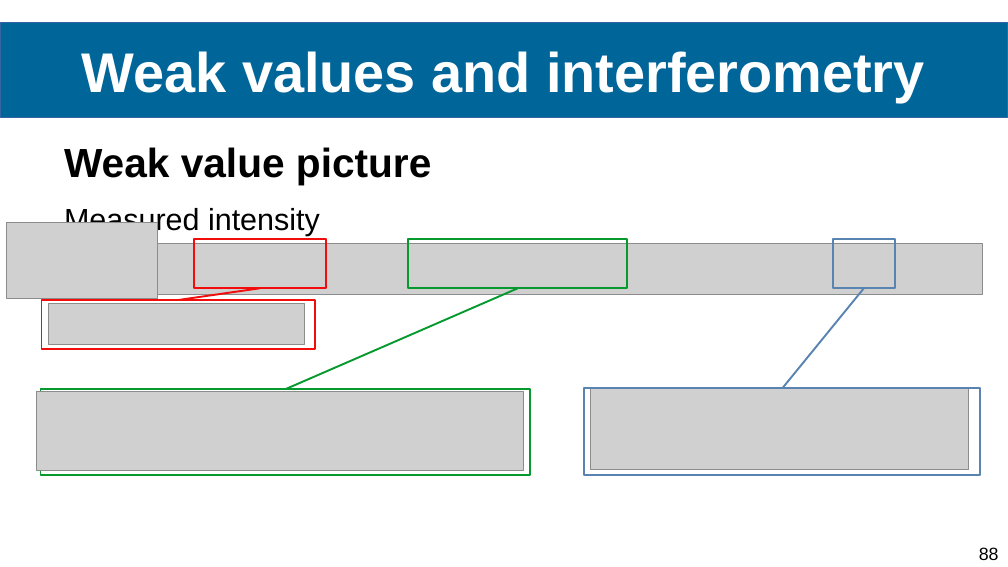
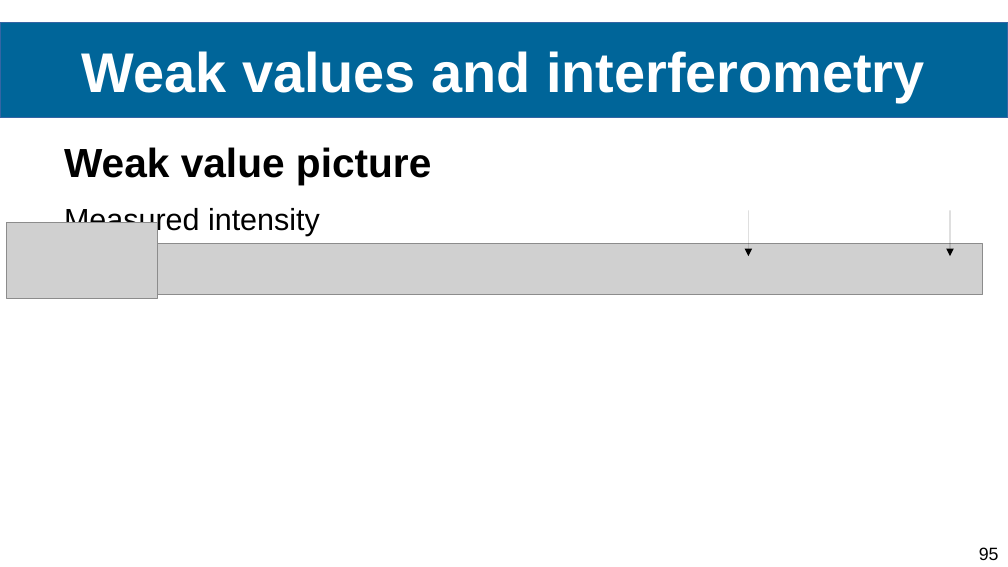
Before and after one commit to Ismaele-vincent/PhD, a slide deck: slide 95 of 2024/Conference abstract/Conference FOMO/Presentation FOMO 2024 ver3.odp (slide 88 before the commit). Drawn at 1008x567 pixels with LibreOffice and Linux fonts; fonts in the diff are those of the drawing; grey boxes stand for pictures; background and template pictures are left out. Boxes give left, top, right and bottom in pixels: in the first picture for what was removed or moved away, otherwise in the second. Text is boxed around its words. In the diff, an @@ line names an element or a change of style, - is before the commit and + after.

```diff
--- a/2024/Conference abstract/Conference FOMO/Presentation FOMO 2024 ver3.odp
+++ b/2024/Conference abstract/Conference FOMO/Presentation FOMO 2024 ver3.odp
@@ rectangle removed at (194, 239, 326, 288) @@
@@ rectangle removed at (408, 239, 627, 288) @@
@@ arrow added from (748, 210) to (748, 256), #000000 0 pt @@
@@ rectangle removed at (832, 239, 895, 288) @@
@@ arrow added from (950, 210) to (950, 256), #000000 0 pt @@
@@ line removed from (260, 288) to (178, 300) @@
@@ line removed from (518, 288) to (285, 389) @@
@@ line removed from (863, 288) to (782, 389) @@
@@ rectangle removed at (41, 300, 315, 349) @@
@@ picture removed at (48, 304, 305, 345) @@
@@ rectangle removed at (40, 389, 531, 475) @@
@@ rectangle removed at (584, 388, 981, 474) @@
@@ picture removed at (590, 388, 969, 469) @@
@@ picture removed at (37, 391, 523, 470) @@
@@ page number at (979, 547, 999, 560): text changed @@
-88
+95
```
Also in this commit, not shown: 21 other slides changed, 44 slides added, 3 slides removed, 7 other files.
